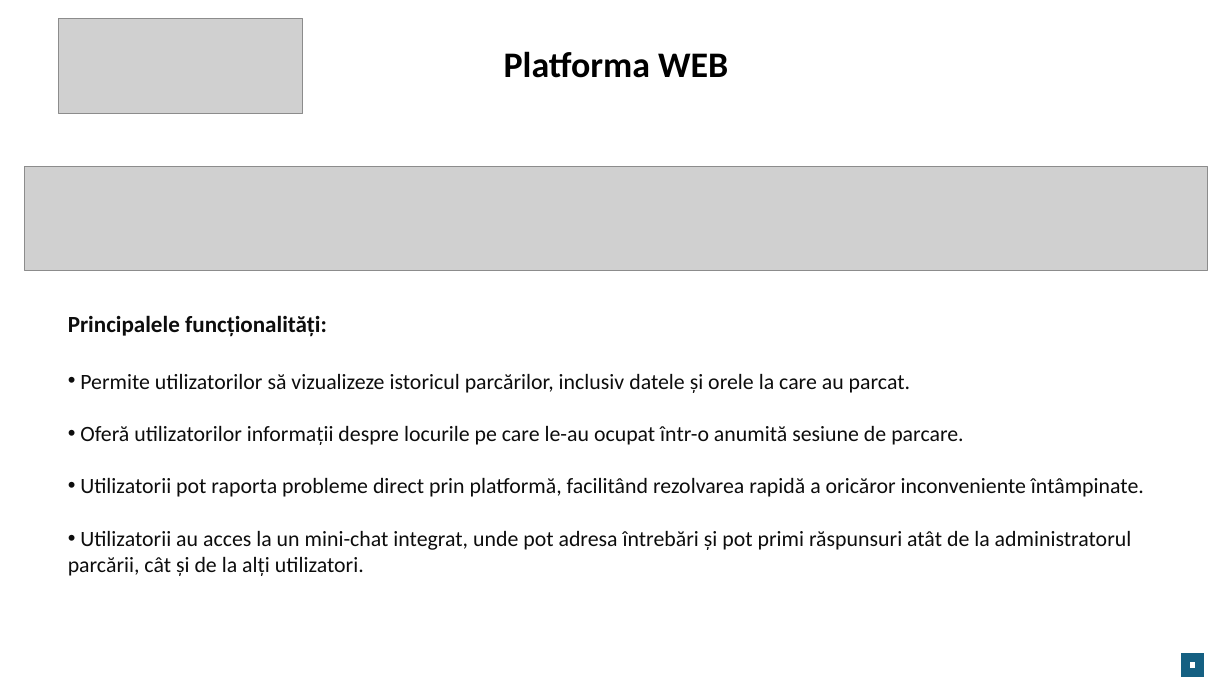
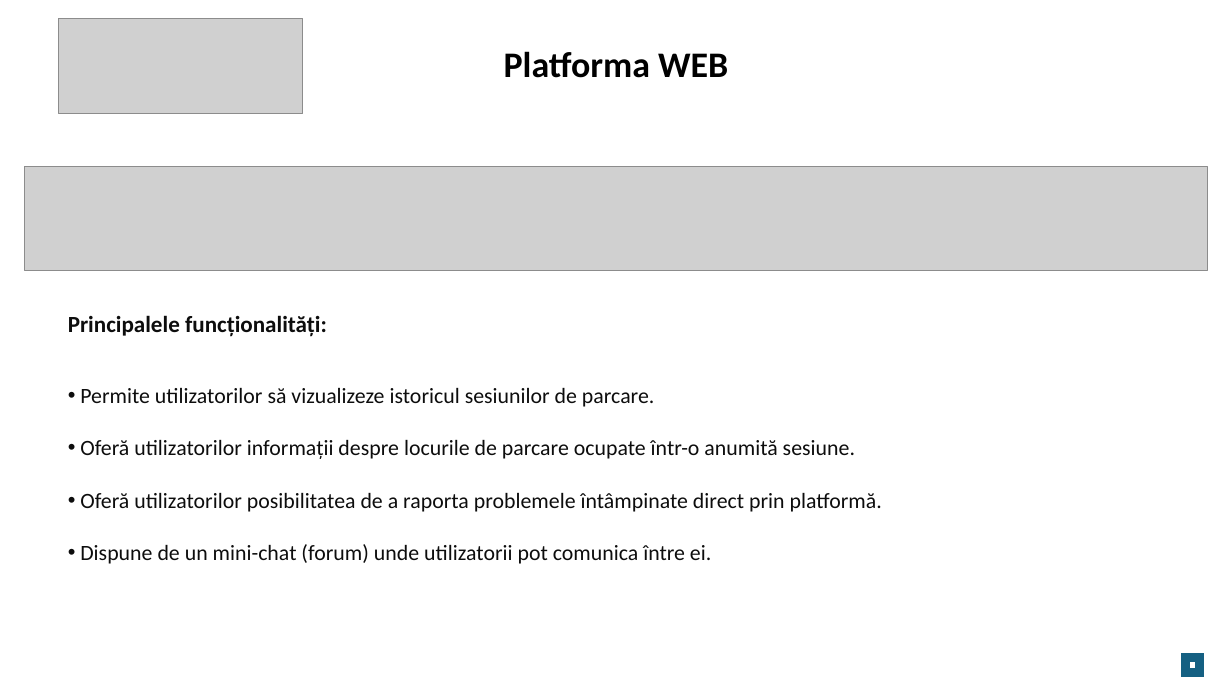
Before and after one commit to xMihai01/Licenta, a slide deck: slide 6 of Documentation/PrezentareLicenta.pptx (slide 7 before the commit). Drawn at 1232x693 pixels with LibreOffice and Linux fonts; fonts in the diff are those of the drawing; grey boxes stand for pictures. Boxes give left, top, right and bottom in pixels: in the first picture for what was removed or moved away, otherwise in the second. Text is boxed around its words. In the diff, an @@ line names an element or a change of style, - is before the commit and + after.

```diff
--- a/Documentation/PrezentareLicenta.pptx
+++ b/Documentation/PrezentareLicenta.pptx
@@ text at <box>80,388,882,564</box>: text changed @@
-• Permite utilizatorilor să vizualizeze istoricul parcărilor, inclusiv datele și orele la care au parcat.
-• Oferă utilizatorilor informații despre locurile pe care le-au ocupat într-o anumită sesiune de parcare.
-• Utilizatorii pot raporta probleme direct prin platformă, facilitând rezolvarea rapidă a oricăror inconveniente întâmpinate.
-• Utilizatorii au acces la un mini-chat integrat, unde pot adresa întrebări și pot primi răspunsuri atât de la administratorul parcării, cât și de la alți utilizatori.
+• Permite utilizatorilor să vizualizeze istoricul sesiunilor de parcare.
+• Oferă utilizatorilor informații despre locurile de parcare ocupate într-o anumită sesiune.
+• Oferă utilizatorilor posibilitatea de a raporta problemele întâmpinate direct prin platformă.
+• Dispune de un mini-chat (forum) unde utilizatorii pot comunica între ei.
```
Also in this commit, not shown: 3 other slides changed, 1 slide removed, 18 other files.
